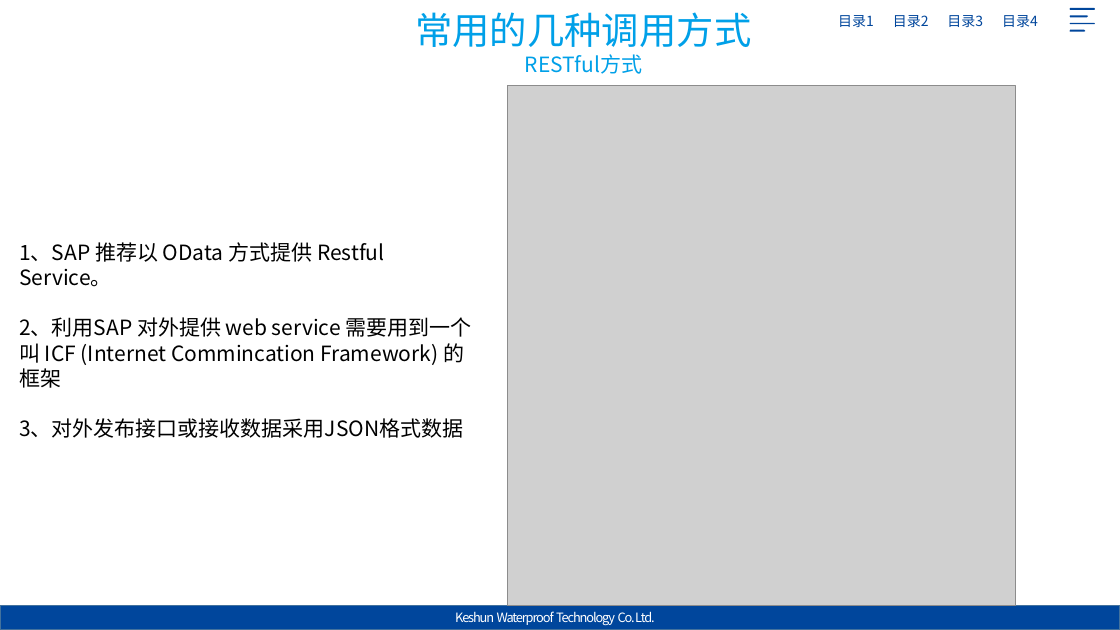
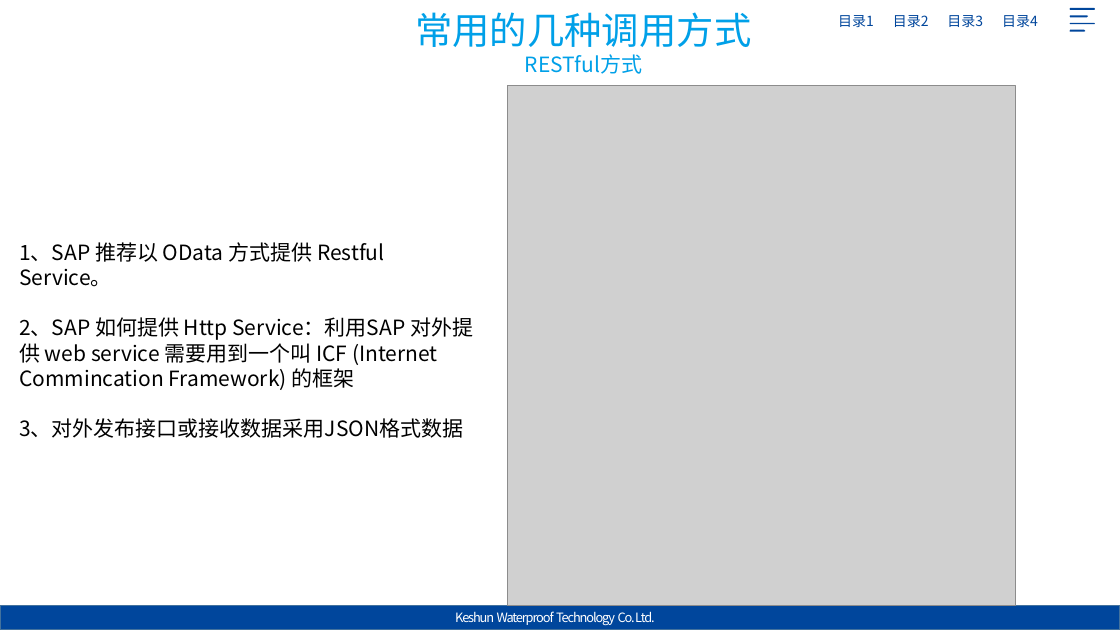
Before and after one commit to Jack-liangqihua/ABAP_CODER, a slide deck: slide 11 of 专题研究/外围系统集成/SAP与外围系统集成.pptx (slide 7 before the commit). Drawn at 1120x630 pixels with LibreOffice and Linux fonts; fonts in the diff are those of the drawing; grey boxes stand for pictures; background and template pictures are left out. Boxes give left, top, right and bottom in pixels: in the first picture for what was removed or moved away, otherwise in the second. Text is boxed around its words. In the diff, an @@ line names an element or a change of style, - is before the commit and + after.

```diff
--- a/专题研究/外围系统集成/SAP与外围系统集成.pptx
+++ b/专题研究/外围系统集成/SAP与外围系统集成.pptx
@@ text at (19,317,473,390): text changed @@
-2、利用SAP 对外提供 web service 需要用到一个叫 ICF (Internet Commincation Framework) 的框架
+2、SAP 如何提供 Http Service：利用SAP 对外提供 web service 需要用到一个叫 ICF (Internet Commincation Framework) 的框架
```
Also in this commit, not shown: 2 other slides changed, 8 slides added, 2 other files.
